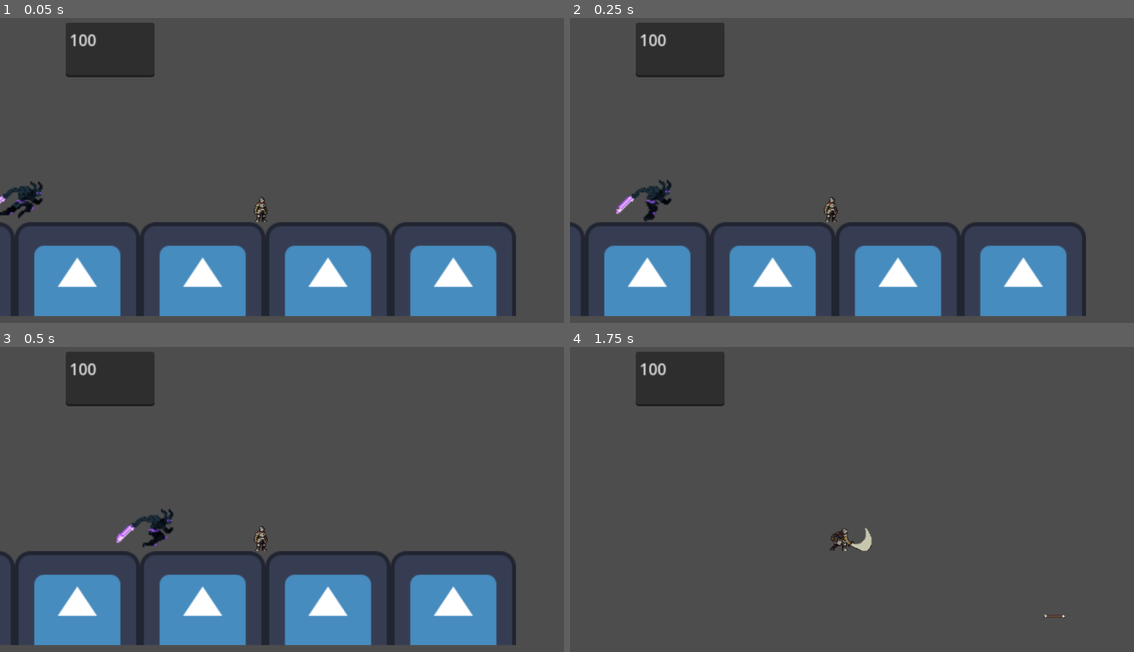
Above: before the commit, frames 1-4 (two rows, left to right).
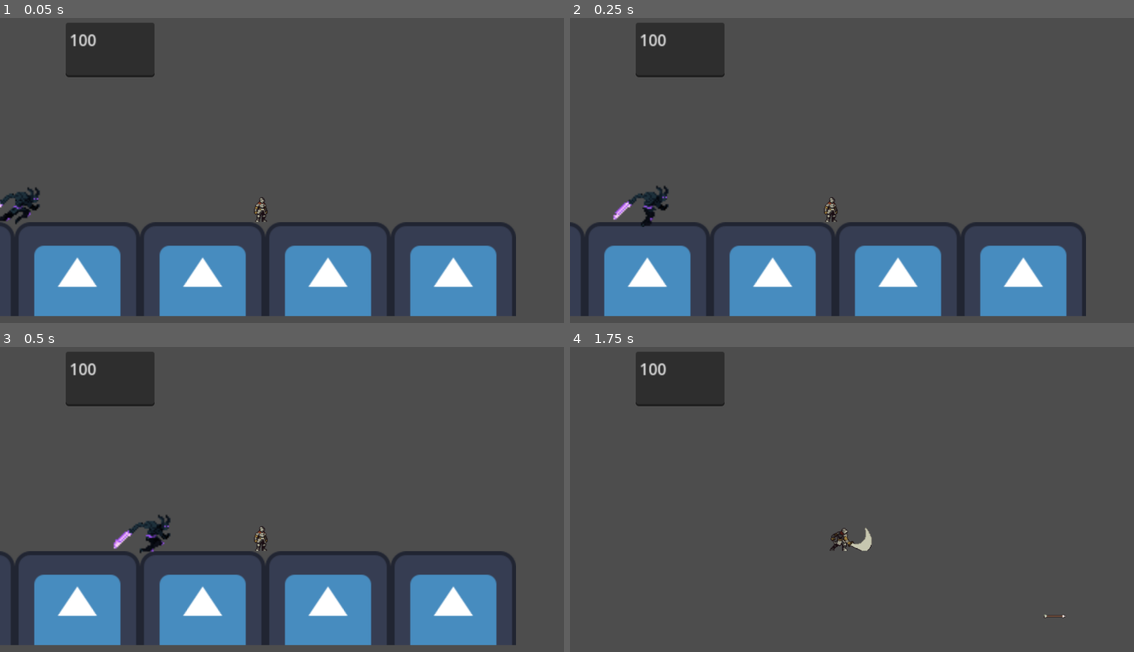
Above: after the commit, the same moments.

Repository: Xenon480/IST-Assignment-4
Game: Godot game, scene res://Level1.tscn
Two runs of this game, one before a commit and one after it. Both use one fixed random seed, a clock stepped at 60 frames per second and the inputs below. The project has no main scene, so this scene is started directly. The engine's default icon, where the game draws it, is replaced by a stand-in: a white triangle on a blue panel in a dark square.
Inputs (mouse positions are in pixels of both pictures, inside the frame that each line leads up to):
- Up to frame 1 (0.05 s): no input
- Up to frame 2 (0.25 s): no input
- Up to frame 3 (0.5 s): no input
- Up to frame 4 (1.75 s): move the mouse to (976, 478) at 0.52 s; hold D (move_right) from 0.53 s (still down); tap E (Dash) at 0.6 s; tap Space (jump) at 0.77, 1.52 s; move the mouse to (739, 508) at 1.27 s; click (739, 508) at 1.35 s

The runs differ from the first frame. In frame 1, 0.5% of the frame differs, in the area x 0-8%, y 53-68%; in frame 2, 0.5%; in frame 3, 0.5%, in the area x 20-31%, y 53-68%; in frame 4, nothing differs.

Commit message:
in parkour civilisation noone jumps for the beef.

Diff:
--- a/ist-assignment/Enemy.tscn
+++ b/ist-assignment/Enemy.tscn
@@ -49,6 +49,11 @@
 
 [sub_resource type="SpriteFrames" id="SpriteFrames_ficfu"]
 animations = [{
+"frames": [],
+"loop": true,
+"name": &"new_animation",
+"speed": 5.0
+}, {
 "frames": [{
 "duration": 1.0,
 "texture": SubResource("AtlasTexture_rghvu")
@@ -81,13 +86,8 @@
 "texture": SubResource("AtlasTexture_agbny")
 }],
 "loop": true,
-"name": &"default",
+"name": &"new_animation_1",
 "speed": 15.0
-}, {
-"frames": [],
-"loop": true,
-"name": &"new_animation",
-"speed": 5.0
 }]
 
 [sub_resource type="RectangleShape2D" id="RectangleShape2D_le2uy"]
@@ -103,7 +103,8 @@
 
 [node name="AnimatedSprite2D" type="AnimatedSprite2D" parent="."]
 sprite_frames = SubResource("SpriteFrames_ficfu")
-frame_progress = 0.246288
+animation = &"new_animation_1"
+frame_progress = 0.521491
 
 [node name="ShapeCast2D" type="ShapeCast2D" parent="."]
 position = Vector2(145, 1)
--- a/ist-assignment/Swordman.tscn
+++ b/ist-assignment/Swordman.tscn
@@ -1,351 +1,97 @@
-[gd_scene load_steps=62 format=3 uid="uid://b6ky51hpnw00j"]
+[gd_scene load_steps=22 format=3 uid="uid://b6ky51hpnw00j"]
 
 [ext_resource type="Script" path="res://theman.gd" id="1_agoay"]
 [ext_resource type="Texture2D" uid="uid://bmircm2t0dbio" path="res://Warrior Enemy/NightBorne.png" id="2_o1k7b"]
 
-[sub_resource type="AtlasTexture" id="AtlasTexture_8so7s"]
+[sub_resource type="AtlasTexture" id="AtlasTexture_g4qqd"]
 atlas = ExtResource("2_o1k7b")
-region = Rect2(0, 329, 80, 56)
+region = Rect2(0, 33, 80, 33)
 
-[sub_resource type="AtlasTexture" id="AtlasTexture_odo0q"]
+[sub_resource type="AtlasTexture" id="AtlasTexture_33qp5"]
 atlas = ExtResource("2_o1k7b")
-region = Rect2(80, 329, 80, 56)
+region = Rect2(80, 33, 80, 33)
 
-[sub_resource type="AtlasTexture" id="AtlasTexture_8ei4a"]
+[sub_resource type="AtlasTexture" id="AtlasTexture_iq34l"]
 atlas = ExtResource("2_o1k7b")
-region = Rect2(160, 329, 80, 56)
+region = Rect2(160, 33, 80, 33)
 
-[sub_resource type="AtlasTexture" id="AtlasTexture_dh7uk"]
+[sub_resource type="AtlasTexture" id="AtlasTexture_e0xwh"]
 atlas = ExtResource("2_o1k7b")
-region = Rect2(240, 329, 80, 56)
+region = Rect2(240, 33, 80, 33)
 
-[sub_resource type="AtlasTexture" id="AtlasTexture_m3vp1"]
+[sub_resource type="AtlasTexture" id="AtlasTexture_j2me6"]
 atlas = ExtResource("2_o1k7b")
-region = Rect2(320, 329, 80, 56)
+region = Rect2(320, 33, 80, 33)
 
-[sub_resource type="AtlasTexture" id="AtlasTexture_7gmof"]
+[sub_resource type="AtlasTexture" id="AtlasTexture_wfnwp"]
 atlas = ExtResource("2_o1k7b")
-region = Rect2(400, 329, 80, 56)
+region = Rect2(400, 33, 80, 33)
 
-[sub_resource type="AtlasTexture" id="AtlasTexture_byb10"]
+[sub_resource type="AtlasTexture" id="AtlasTexture_d5war"]
 atlas = ExtResource("2_o1k7b")
-region = Rect2(480, 329, 80, 56)
+region = Rect2(480, 33, 80, 33)
 
-[sub_resource type="AtlasTexture" id="AtlasTexture_yinm2"]
+[sub_resource type="AtlasTexture" id="AtlasTexture_f55wr"]
 atlas = ExtResource("2_o1k7b")
-region = Rect2(560, 329, 80, 56)
+region = Rect2(560, 33, 80, 33)
 
-[sub_resource type="AtlasTexture" id="AtlasTexture_8lrmx"]
+[sub_resource type="AtlasTexture" id="AtlasTexture_7yehy"]
 atlas = ExtResource("2_o1k7b")
-region = Rect2(640, 329, 80, 56)
+region = Rect2(640, 33, 80, 33)
 
-[sub_resource type="AtlasTexture" id="AtlasTexture_nsi0i"]
+[sub_resource type="AtlasTexture" id="AtlasTexture_424f3"]
 atlas = ExtResource("2_o1k7b")
-region = Rect2(720, 329, 80, 56)
+region = Rect2(0, 108, 80, 36)
 
-[sub_resource type="AtlasTexture" id="AtlasTexture_llwyo"]
+[sub_resource type="AtlasTexture" id="AtlasTexture_fbvk3"]
 atlas = ExtResource("2_o1k7b")
-region = Rect2(800, 329, 80, 56)
+region = Rect2(80, 108, 80, 36)
 
-[sub_resource type="AtlasTexture" id="AtlasTexture_3twy1"]
+[sub_resource type="AtlasTexture" id="AtlasTexture_fj5f6"]
 atlas = ExtResource("2_o1k7b")
-region = Rect2(880, 329, 80, 56)
+region = Rect2(160, 108, 80, 36)
 
-[sub_resource type="AtlasTexture" id="AtlasTexture_mqkre"]
+[sub_resource type="AtlasTexture" id="AtlasTexture_q0bua"]
 atlas = ExtResource("2_o1k7b")
-region = Rect2(960, 329, 80, 56)
+region = Rect2(240, 108, 80, 36)
 
-[sub_resource type="AtlasTexture" id="AtlasTexture_ddwko"]
+[sub_resource type="AtlasTexture" id="AtlasTexture_5x6j7"]
 atlas = ExtResource("2_o1k7b")
-region = Rect2(1040, 329, 80, 56)
+region = Rect2(320, 108, 80, 36)
 
-[sub_resource type="AtlasTexture" id="AtlasTexture_11nib"]
+[sub_resource type="AtlasTexture" id="AtlasTexture_jufrd"]
 atlas = ExtResource("2_o1k7b")
-region = Rect2(1120, 329, 80, 56)
-
-[sub_resource type="AtlasTexture" id="AtlasTexture_6722v"]
-atlas = ExtResource("2_o1k7b")
-region = Rect2(1200, 329, 80, 56)
-
-[sub_resource type="AtlasTexture" id="AtlasTexture_7megq"]
-atlas = ExtResource("2_o1k7b")
-region = Rect2(1280, 329, 80, 56)
-
-[sub_resource type="AtlasTexture" id="AtlasTexture_yuhy0"]
-atlas = ExtResource("2_o1k7b")
-region = Rect2(1360, 329, 80, 56)
-
-[sub_resource type="AtlasTexture" id="AtlasTexture_vj5ja"]
-atlas = ExtResource("2_o1k7b")
-region = Rect2(1440, 329, 80, 56)
-
-[sub_resource type="AtlasTexture" id="AtlasTexture_dk7sg"]
-atlas = ExtResource("2_o1k7b")
-region = Rect2(1520, 329, 80, 56)
-
-[sub_resource type="AtlasTexture" id="AtlasTexture_ros01"]
-atlas = ExtResource("2_o1k7b")
-region = Rect2(1600, 329, 80, 56)
-
-[sub_resource type="AtlasTexture" id="AtlasTexture_sm0pi"]
-atlas = ExtResource("2_o1k7b")
-region = Rect2(1680, 329, 80, 56)
-
-[sub_resource type="AtlasTexture" id="AtlasTexture_yqhuw"]
-atlas = ExtResource("2_o1k7b")
-region = Rect2(1760, 329, 80, 56)
-
-[sub_resource type="AtlasTexture" id="AtlasTexture_nfx13"]
-atlas = ExtResource("2_o1k7b")
-region = Rect2(0, 249, 80, 56)
-
-[sub_resource type="AtlasTexture" id="AtlasTexture_p16r8"]
-atlas = ExtResource("2_o1k7b")
-region = Rect2(80, 249, 80, 56)
-
-[sub_resource type="AtlasTexture" id="AtlasTexture_7u412"]
-atlas = ExtResource("2_o1k7b")
-region = Rect2(160, 249, 80, 56)
-
-[sub_resource type="AtlasTexture" id="AtlasTexture_ait25"]
-atlas = ExtResource("2_o1k7b")
-region = Rect2(240, 249, 80, 56)
-
-[sub_resource type="AtlasTexture" id="AtlasTexture_lgchf"]
-atlas = ExtResource("2_o1k7b")
-region = Rect2(320, 249, 80, 56)
-
-[sub_resource type="AtlasTexture" id="AtlasTexture_vy3o0"]
-atlas = ExtResource("2_o1k7b")
-region = Rect2(0, 8, 80, 56)
-
-[sub_resource type="AtlasTexture" id="AtlasTexture_3l5go"]
-atlas = ExtResource("2_o1k7b")
-region = Rect2(80, 8, 80, 56)
-
-[sub_resource type="AtlasTexture" id="AtlasTexture_pbx0p"]
-atlas = ExtResource("2_o1k7b")
-region = Rect2(160, 8, 80, 56)
-
-[sub_resource type="AtlasTexture" id="AtlasTexture_mtxb3"]
-atlas = ExtResource("2_o1k7b")
-region = Rect2(240, 8, 80, 56)
-
-[sub_resource type="AtlasTexture" id="AtlasTexture_tkf8n"]
-atlas = ExtResource("2_o1k7b")
-region = Rect2(320, 8, 80, 56)
-
-[sub_resource type="AtlasTexture" id="AtlasTexture_82fb0"]
-atlas = ExtResource("2_o1k7b")
-region = Rect2(400, 8, 80, 56)
-
-[sub_resource type="AtlasTexture" id="AtlasTexture_a6kw7"]
-atlas = ExtResource("2_o1k7b")
-region = Rect2(480, 8, 80, 56)
-
-[sub_resource type="AtlasTexture" id="AtlasTexture_jovky"]
-atlas = ExtResource("2_o1k7b")
-region = Rect2(560, 8, 80, 56)
-
-[sub_resource type="AtlasTexture" id="AtlasTexture_k0mrr"]
-atlas = ExtResource("2_o1k7b")
-region = Rect2(640, 8, 80, 56)
-
-[sub_resource type="AtlasTexture" id="AtlasTexture_mf4xc"]
-atlas = ExtResource("2_o1k7b")
-region = Rect2(0, 89, 80, 56)
-
-[sub_resource type="AtlasTexture" id="AtlasTexture_nd6am"]
-atlas = ExtResource("2_o1k7b")
-region = Rect2(80, 89, 80, 56)
-
-[sub_resource type="AtlasTexture" id="AtlasTexture_3wx8i"]
-atlas = ExtResource("2_o1k7b")
-region = Rect2(160, 89, 80, 56)
-
-[sub_resource type="AtlasTexture" id="AtlasTexture_jvwwl"]
-atlas = ExtResource("2_o1k7b")
-region = Rect2(240, 89, 80, 56)
-
-[sub_resource type="AtlasTexture" id="AtlasTexture_g0lm4"]
-atlas = ExtResource("2_o1k7b")
-region = Rect2(320, 89, 80, 56)
-
-[sub_resource type="AtlasTexture" id="AtlasTexture_7fik7"]
-atlas = ExtResource("2_o1k7b")
-region = Rect2(400, 89, 80, 56)
-
-[sub_resource type="AtlasTexture" id="AtlasTexture_crtqg"]
-atlas = ExtResource("2_o1k7b")
-region = Rect2(0, 168, 80, 56)
-
-[sub_resource type="AtlasTexture" id="AtlasTexture_pn3bv"]
-atlas = ExtResource("2_o1k7b")
-region = Rect2(80, 168, 80, 56)
-
-[sub_resource type="AtlasTexture" id="AtlasTexture_f8bsb"]
-atlas = ExtResource("2_o1k7b")
-region = Rect2(160, 168, 80, 56)
-
-[sub_resource type="AtlasTexture" id="AtlasTexture_7lpsf"]
-atlas = ExtResource("2_o1k7b")
-region = Rect2(240, 168, 80, 56)
-
-[sub_resource type="AtlasTexture" id="AtlasTexture_b2wkq"]
-atlas = ExtResource("2_o1k7b")
-region = Rect2(320, 168, 80, 56)
-
-[sub_resource type="AtlasTexture" id="AtlasTexture_odawf"]
-atlas = ExtResource("2_o1k7b")
-region = Rect2(400, 168, 80, 56)
-
-[sub_resource type="AtlasTexture" id="AtlasTexture_qc3si"]
-atlas = ExtResource("2_o1k7b")
-region = Rect2(480, 168, 80, 56)
-
-[sub_resource type="AtlasTexture" id="AtlasTexture_li7yt"]
-atlas = ExtResource("2_o1k7b")
-region = Rect2(560, 168, 80, 56)
-
-[sub_resource type="AtlasTexture" id="AtlasTexture_1ie6i"]
-atlas = ExtResource("2_o1k7b")
-region = Rect2(640, 168, 80, 56)
-
-[sub_resource type="AtlasTexture" id="AtlasTexture_dx3b1"]
-atlas = ExtResource("2_o1k7b")
-region = Rect2(720, 168, 80, 56)
-
-[sub_resource type="AtlasTexture" id="AtlasTexture_d2qs7"]
-atlas = ExtResource("2_o1k7b")
-region = Rect2(800, 168, 80, 56)
-
-[sub_resource type="AtlasTexture" id="AtlasTexture_4csgm"]
-atlas = ExtResource("2_o1k7b")
-region = Rect2(880, 168, 80, 56)
+region = Rect2(400, 108, 80, 36)
 
 [sub_resource type="SpriteFrames" id="SpriteFrames_8wwo4"]
 animations = [{
 "frames": [{
 "duration": 1.0,
-"texture": SubResource("AtlasTexture_8so7s")
+"texture": SubResource("AtlasTexture_g4qqd")
 }, {
 "duration": 1.0,
-"texture": SubResource("AtlasTexture_odo0q")
+"texture": SubResource("AtlasTexture_33qp5")
 }, {
 "duration": 1.0,
-"texture": SubResource("AtlasTexture_8ei4a")
+"texture": SubResource("AtlasTexture_iq34l")
 }, {
 "duration": 1.0,
-"texture": SubResource("AtlasTexture_dh7uk")
+"texture": SubResource("AtlasTexture_e0xwh")
 }, {
 "duration": 1.0,
-"texture": SubResource("AtlasTexture_m3vp1")
+"texture": SubResource("AtlasTexture_j2me6")
 }, {
 "duration": 1.0,
-"texture": SubResource("AtlasTexture_7gmof")
+"texture": SubResource("AtlasTexture_wfnwp")
 }, {
 "duration": 1.0,
-"texture": SubResource("AtlasTexture_byb10")
+"texture": SubResource("AtlasTexture_d5war")
 }, {
 "duration": 1.0,
-"texture": SubResource("AtlasTexture_yinm2")
+"texture": SubResource("AtlasTexture_f55wr")
 }, {
 "duration": 1.0,
-"texture": SubResource("AtlasTexture_8lrmx")
-}, {
-"duration": 1.0,
-"texture": SubResource("AtlasTexture_nsi0i")
-}, {
-"duration": 1.0,
-"texture": SubResource("AtlasTexture_llwyo")
-}, {
-"duration": 1.0,
-"texture": SubResource("AtlasTexture_3twy1")
-}, {
-"duration": 1.0,
-"texture": SubResource("AtlasTexture_mqkre")
-}, {
-"duration": 1.0,
-"texture": SubResource("AtlasTexture_ddwko")
-}, {
-"duration": 1.0,
-"texture": SubResource("AtlasTexture_11nib")
-}, {
-"duration": 1.0,
-"texture": SubResource("AtlasTexture_6722v")
-}, {
-"duration": 1.0,
-"texture": SubResource("AtlasTexture_7megq")
-}, {
-"duration": 1.0,
-"texture": SubResource("AtlasTexture_yuhy0")
-}, {
-"duration": 1.0,
-"texture": SubResource("AtlasTexture_vj5ja")
-}, {
-"duration": 1.0,
-"texture": SubResource("AtlasTexture_dk7sg")
-}, {
-"duration": 1.0,
-"texture": SubResource("AtlasTexture_ros01")
-}, {
-"duration": 1.0,
-"texture": SubResource("AtlasTexture_sm0pi")
-}, {
-"duration": 1.0,
-"texture": SubResource("AtlasTexture_yqhuw")
-}],
-"loop": true,
-"name": &"Sword-enemy-Death",
-"speed": 12.0
-}, {
-"frames": [{
-"duration": 1.0,
-"texture": SubResource("AtlasTexture_nfx13")
-}, {
-"duration": 1.0,
-"texture": SubResource("AtlasTexture_p16r8")
-}, {
-"duration": 1.0,
-"texture": SubResource("AtlasTexture_7u412")
-}, {
-"duration": 1.0,
-"texture": SubResource("AtlasTexture_ait25")
-}, {
-"duration": 1.0,
-"texture": SubResource("AtlasTexture_lgchf")
-}],
-"loop": true,
-"name": &"Sword-enemy-Hurt",
-"speed": 10.0
-}, {
-"frames": [{
-"duration": 1.0,
-"texture": SubResource("AtlasTexture_vy3o0")
-}, {
-"duration": 1.0,
-"texture": SubResource("AtlasTexture_3l5go")
-}, {
-"duration": 1.0,
-"texture": SubResource("AtlasTexture_pbx0p")
-}, {
-"duration": 1.0,
-"texture": SubResource("AtlasTexture_mtxb3")
-}, {
-"duration": 1.0,
-"texture": SubResource("AtlasTexture_tkf8n")
-}, {
-"duration": 1.0,
-"texture": SubResource("AtlasTexture_82fb0")
-}, {
-"duration": 1.0,
-"texture": SubResource("AtlasTexture_a6kw7")
-}, {
-"duration": 1.0,
-"texture": SubResource("AtlasTexture_jovky")
-}, {
-"duration": 1.0,
-"texture": SubResource("AtlasTexture_k0mrr")
+"texture": SubResource("AtlasTexture_7yehy")
 }],
 "loop": true,
 "name": &"Sword-enemy-Idle",
@@ -353,67 +99,26 @@
 }, {
 "frames": [{
 "duration": 1.0,
-"texture": SubResource("AtlasTexture_mf4xc")
+"texture": SubResource("AtlasTexture_424f3")
 }, {
 "duration": 1.0,
-"texture": SubResource("AtlasTexture_nd6am")
+"texture": SubResource("AtlasTexture_fbvk3")
 }, {
 "duration": 1.0,
-"texture": SubResource("AtlasTexture_3wx8i")
+"texture": SubResource("AtlasTexture_fj5f6")
 }, {
 "duration": 1.0,
-"texture": SubResource("AtlasTexture_jvwwl")
+"texture": SubResource("AtlasTexture_q0bua")
 }, {
 "duration": 1.0,
-"texture": SubResource("AtlasTexture_g0lm4")
+"texture": SubResource("AtlasTexture_5x6j7")
 }, {
 "duration": 1.0,
-"texture": SubResource("AtlasTexture_7fik7")
+"texture": SubResource("AtlasTexture_jufrd")
 }],
 "loop": true,
 "name": &"Sword-enemy-Run",
 "speed": 10.0
-}, {
-"frames": [{
-"duration": 1.0,
-"texture": SubResource("AtlasTexture_crtqg")
-}, {
-"duration": 1.0,
-"texture": SubResource("AtlasTexture_pn3bv")
-}, {
-"duration": 1.0,
-"texture": SubResource("AtlasTexture_f8bsb")
-}, {
-"duration": 1.0,
-"texture": SubResource("AtlasTexture_7lpsf")
-}, {
-"duration": 1.0,
-"texture": SubResource("AtlasTexture_b2wkq")
-}, {
-"duration": 1.0,
-"texture": SubResource("AtlasTexture_odawf")
-}, {
-"duration": 1.0,
-"texture": SubResource("AtlasTexture_qc3si")
-}, {
-"duration": 1.0,
-"texture": SubResource("AtlasTexture_li7yt")
-}, {
-"duration": 1.0,
-"texture": SubResource("AtlasTexture_1ie6i")
-}, {
-"duration": 1.0,
-"texture": SubResource("AtlasTexture_dx3b1")
-}, {
-"duration": 1.0,
-"texture": SubResource("AtlasTexture_d2qs7")
-}, {
-"duration": 1.0,
-"texture": SubResource("AtlasTexture_4csgm")
-}],
-"loop": true,
-"name": &"Sword-enemy-Slash",
-"speed": 12.0
 }]
 
 [sub_resource type="RectangleShape2D" id="RectangleShape2D_oieio"]
@@ -432,11 +137,10 @@
 metadata/Health = 100
 
 [node name="AnimatedSprite2D" type="AnimatedSprite2D" parent="."]
-position = Vector2(1, -21)
+position = Vector2(-2, -1)
 scale = Vector2(1.56061, 1.56061)
 sprite_frames = SubResource("SpriteFrames_8wwo4")
-animation = &"Sword-enemy-Death"
-frame_progress = 0.875652
+animation = &"Sword-enemy-Idle"
 
 [node name="CollisionShape2D" type="CollisionShape2D" parent="."]
 position = Vector2(0, -1)
@@ -445,7 +149,7 @@
 [node name="Area2D" type="Area2D" parent="."]
 
 [node name="CollisionShape2D" type="CollisionShape2D" parent="Area2D"]
-position = Vector2(14, 1)
+position = Vector2(5, 1)
 shape = SubResource("RectangleShape2D_f63c3")
 
 [node name="Timer" type="Timer" parent="."]
--- a/ist-assignment/character_body_2d.tscn
+++ b/ist-assignment/character_body_2d.tscn
@@ -1,10 +1,10 @@
-[gd_scene load_steps=59 format=3 uid="uid://benrwa8mmy06w"]
+[gd_scene load_steps=80 format=3 uid="uid://benrwa8mmy06w"]
 
 [ext_resource type="Script" path="res://character_body_2d.gd" id="1_ihqp5"]
+[ext_resource type="Texture2D" uid="uid://qxg3073ygibf" path="res://Knight Anims/TurnAround.png" id="2_5pxnc"]
 [ext_resource type="Texture2D" uid="uid://sfpskei2m7xr" path="res://Sprite Sheets/Run.png" id="2_lpoq2"]
 [ext_resource type="Texture2D" uid="uid://7wwpsc17py7q" path="res://Sprite Sheets/Dash.png" id="2_pocnw"]
 [ext_resource type="Texture2D" uid="uid://ctj0w256get3c" path="res://Sprite Sheets/Idle.png" id="2_wfsdl"]
-[ext_resource type="Texture2D" uid="uid://b6vliqln6fam1" path="res://Sprite Sheets/Fall.png" id="3_ltmo8"]
 [ext_resource type="Texture2D" uid="uid://ca2igfyudtjm7" path="res://Sprite Sheets/Slide.png" id="4_bwei0"]
 [ext_resource type="Texture2D" uid="uid://y51tc145ec2j" path="res://Knight Anims/Jump.png" id="4_dwlw0"]
 [ext_resource type="Texture2D" uid="uid://cg258fwkx103" path="res://Knight Anims/JumpFallInbetween.png" id="5_c8x8m"]
@@ -12,6 +12,21 @@
 [ext_resource type="Texture2D" uid="uid://l81o0c5lbjn7" path="res://Sprite Sheets/Slide Start.png" id="7_i6tpf"]
 [ext_resource type="Texture2D" uid="uid://ngqjvyrchuug" path="res://Sprite Sheets/Swing 1.png" id="8_v60w5"]
 [ext_resource type="Texture2D" uid="uid://cdexyla2ymosf" path="res://Sprite Sheets/Swing 2.png" id="9_0ae06"]
+[ext_resource type="Texture2D" uid="uid://dwc4jmydy0lon" path="res://Knight Anims/WallClimbIdle.png" id="13_fvs2s"]
+[ext_resource type="Texture2D" uid="uid://chmwc4a33cov" path="res://Knight Anims/WallHang.png" id="14_vtm84"]
+[ext_resource type="Texture2D" uid="uid://jyy4eaqsgjdb" path="res://Knight Anims/WallSlide.png" id="15_7snrd"]
+
+[sub_resource type="AtlasTexture" id="AtlasTexture_ww15w"]
+atlas = ExtResource("2_5pxnc")
+region = Rect2(0, 39, 120, 40)
+
+[sub_resource type="AtlasTexture" id="AtlasTexture_ggsc6"]
+atlas = ExtResource("2_5pxnc")
+region = Rect2(120, 39, 120, 40)
+
+[sub_resource type="AtlasTexture" id="AtlasTexture_xmilo"]
+atlas = ExtResource("2_5pxnc")
+region = Rect2(240, 39, 120, 40)
 
 [sub_resource type="AtlasTexture" id="AtlasTexture_aetyq"]
 atlas = ExtResource("2_pocnw")
@@ -20,18 +35,6 @@
 [sub_resource type="AtlasTexture" id="AtlasTexture_j2avg"]
 atlas = ExtResource("2_pocnw")
 region = Rect2(120, 39, 120, 41)
-
-[sub_resource type="AtlasTexture" id="AtlasTexture_157rg"]
-atlas = ExtResource("3_ltmo8")
-region = Rect2(0, 39, 120, 41)
-
-[sub_resource type="AtlasTexture" id="AtlasTexture_a74ie"]
-atlas = ExtResource("3_ltmo8")
-region = Rect2(120, 39, 120, 41)
-
-[sub_resource type="AtlasTexture" id="AtlasTexture_7lmk4"]
-atlas = ExtResource("3_ltmo8")
-region = Rect2(240, 39, 120, 41)
 
 [sub_resource type="AtlasTexture" id="AtlasTexture_ttupo"]
 atlas = ExtResource("2_wfsdl")
@@ -201,10 +204,80 @@
 atlas = ExtResource("9_0ae06")
 region = Rect2(0, 120, 120, 40)
 
+[sub_resource type="AtlasTexture" id="AtlasTexture_02hs6"]
+atlas = ExtResource("2_5pxnc")
+region = Rect2(240, 39, 120, 41)
+
+[sub_resource type="AtlasTexture" id="AtlasTexture_sp426"]
+atlas = ExtResource("2_5pxnc")
+region = Rect2(120, 39, 120, 41)
+
+[sub_resource type="AtlasTexture" id="AtlasTexture_a6ql3"]
+atlas = ExtResource("2_5pxnc")
+region = Rect2(0, 39, 120, 41)
+
+[sub_resource type="AtlasTexture" id="AtlasTexture_hikc0"]
+atlas = ExtResource("13_fvs2s")
+region = Rect2(0, 40, 120, 40)
+
+[sub_resource type="AtlasTexture" id="AtlasTexture_y1qit"]
+atlas = ExtResource("13_fvs2s")
+region = Rect2(120, 40, 120, 40)
+
+[sub_resource type="AtlasTexture" id="AtlasTexture_gol0r"]
+atlas = ExtResource("13_fvs2s")
+region = Rect2(240, 40, 120, 40)
+
+[sub_resource type="AtlasTexture" id="AtlasTexture_sspun"]
+atlas = ExtResource("13_fvs2s")
+region = Rect2(360, 40, 120, 40)
+
+[sub_resource type="AtlasTexture" id="AtlasTexture_wxueh"]
+atlas = ExtResource("13_fvs2s")
+region = Rect2(480, 40, 120, 40)
+
+[sub_resource type="AtlasTexture" id="AtlasTexture_gkomw"]
+atlas = ExtResource("13_fvs2s")
+region = Rect2(600, 40, 120, 40)
+
+[sub_resource type="AtlasTexture" id="AtlasTexture_emrtb"]
+atlas = ExtResource("13_fvs2s")
+region = Rect2(720, 40, 120, 40)
+
+[sub_resource type="AtlasTexture" id="AtlasTexture_4hkqn"]
+atlas = ExtResource("14_vtm84")
+region = Rect2(0, 39, 120, 41)
+
+[sub_resource type="AtlasTexture" id="AtlasTexture_3ompq"]
+atlas = ExtResource("15_7snrd")
+region = Rect2(0, 39, 120, 41)
+
+[sub_resource type="AtlasTexture" id="AtlasTexture_gl803"]
+atlas = ExtResource("15_7snrd")
+region = Rect2(120, 39, 120, 41)
+
+[sub_resource type="AtlasTexture" id="AtlasTexture_hthk6"]
+atlas = ExtResource("15_7snrd")
+region = Rect2(240, 39, 120, 41)
+
 [sub_resource type="SpriteFrames" id="SpriteFrames_up5i5"]
 animations = [{
 "frames": [{
 "duration": 1.0,
+"texture": SubResource("AtlasTexture_ww15w")
+}, {
+"duration": 1.0,
+"texture": SubResource("AtlasTexture_ggsc6")
+}, {
+"duration": 1.0,
+"texture": SubResource("AtlasTexture_xmilo")
+}],
+"loop": false,
+"name": &"Around Turn",
+"speed": 7.0
+}, {
+"frames": [{
+"duration": 1.0,
 "texture": SubResource("AtlasTexture_aetyq")
 }, {
 "duration": 1.0,
@@ -216,20 +289,6 @@
 }, {
 "frames": [{
 "duration": 1.0,
-"texture": SubResource("AtlasTexture_157rg")
-}, {
-"duration": 1.0,
-"texture": SubResource("AtlasTexture_a74ie")
-}, {
-"duration": 1.0,
-"texture": SubResource("AtlasTexture_7lmk4")
-}],
-"loop": true,
-"name": &"Fall",
-"speed": 10.0
-}, {
-"frames": [{
-"duration": 1.0,
 "texture": SubResource("AtlasTexture_ttupo")
 }, {
 "duration": 1.0,
@@ -398,6 +457,68 @@
 "loop": true,
 "name": &"Swing 2",
 "speed": 8.0
+}, {
+"frames": [{
+"duration": 1.0,
+"texture": SubResource("AtlasTexture_02hs6")
+}, {
+"duration": 1.0,
+"texture": SubResource("AtlasTexture_sp426")
+}, {
+"duration": 1.0,
+"texture": SubResource("AtlasTexture_a6ql3")
+}],
+"loop": false,
+"name": &"Turn Around",
+"speed": 7.0
+}, {
+"frames": [{
+"duration": 1.0,
+"texture": SubResource("AtlasTexture_hikc0")
+}, {
+"duration": 1.0,
+"texture": SubResource("AtlasTexture_y1qit")
+}, {
+"duration": 1.0,
+"texture": SubResource("AtlasTexture_gol0r")
+}, {
+"duration": 1.0,
+"texture": SubResource("AtlasTexture_sspun")
+}, {
+"duration": 1.0,
+"texture": SubResource("AtlasTexture_wxueh")
+}, {
+"duration": 1.0,
+"texture": SubResource("AtlasTexture_gkomw")
+}, {
+"duration": 1.0,
+"texture": SubResource("AtlasTexture_emrtb")
+}],
+"loop": true,
+"name": &"Wall Climb",
+"speed": 7.0
+}, {
+"frames": [{
+"duration": 1.0,
+"texture": SubResource("AtlasTexture_4hkqn")
+}],
+"loop": true,
+"name": &"Wall Hang",
+"speed": 5.0
+}, {
+"frames": [{
+"duration": 1.0,
+"texture": SubResource("AtlasTexture_3ompq")
+}, {
+"duration": 1.0,
+"texture": SubResource("AtlasTexture_gl803")
+}, {
+"duration": 1.0,
+"texture": SubResource("AtlasTexture_hthk6")
+}],
+"loop": true,
+"name": &"Wall Slide",
+"speed": 5.0
 }]
 
 [sub_resource type="RectangleShape2D" id="RectangleShape2D_6e7tk"]
@@ -426,10 +547,9 @@
 position = Vector2(-18, 45)
 scale = Vector2(0.66, 0.66)
 sprite_frames = SubResource("SpriteFrames_up5i5")
-animation = &"Fall"
-frame_progress = 0.337306
-animation = &"Jump"
-frame_progress = 0.715647
+animation = &"Turn Around"
+frame = 2
+frame_progress = 1.0
 
 [node name="CollisionShape2D" type="CollisionShape2D" parent="."]
 position = Vector2(-19.875, 46.5)
Binary file added: ist-assignment/Knight Anims/TurnAround.png
Not shown, added: ist-assignment/Knight Anims/TurnAround.png.import
Binary file added: ist-assignment/Knight Anims/WallClimb.png
Not shown, added: ist-assignment/Knight Anims/WallClimb.png.import
Binary file added: ist-assignment/Knight Anims/WallClimbIdle.png
Not shown, added: ist-assignment/Knight Anims/WallClimbIdle.png.import
Not shown, added: ist-assignment/Knight Anims/WallClimbNoMovement.png.import
Binary file added: ist-assignment/Knight Anims/WallHang.png
Not shown, added: ist-assignment/Knight Anims/WallHang.png.import
Binary file added: ist-assignment/Knight Anims/WallSlide.png
Not shown, added: ist-assignment/Knight Anims/WallSlide.png.import
Not shown, changed: ist-assignment/.DS_Store
